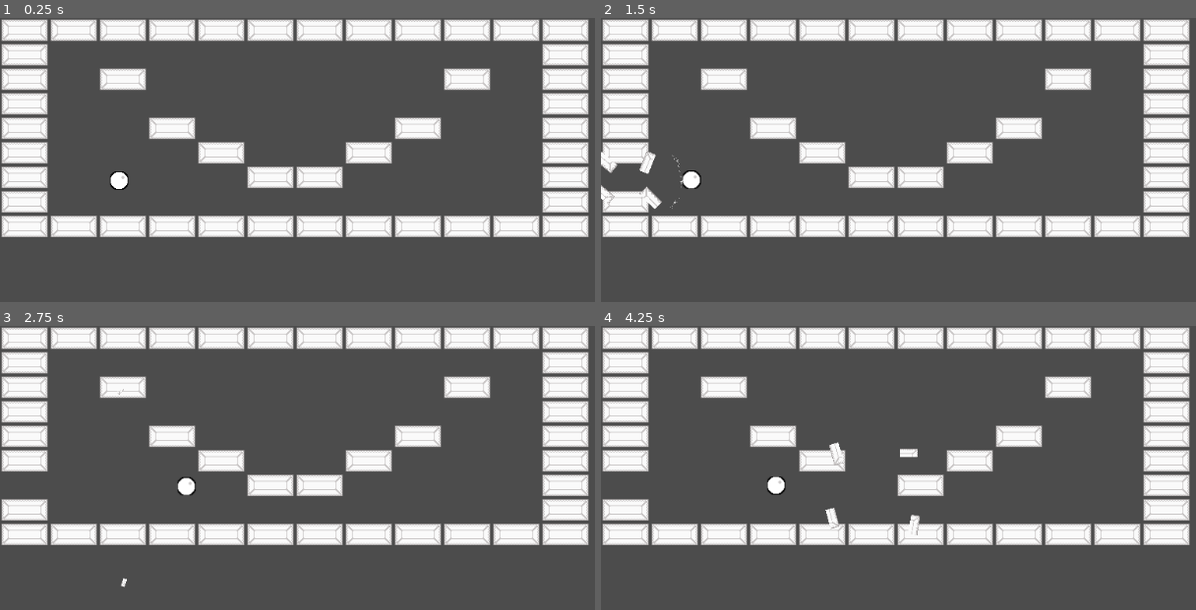
Above: before the commit, frames 1-4 (two rows, left to right).
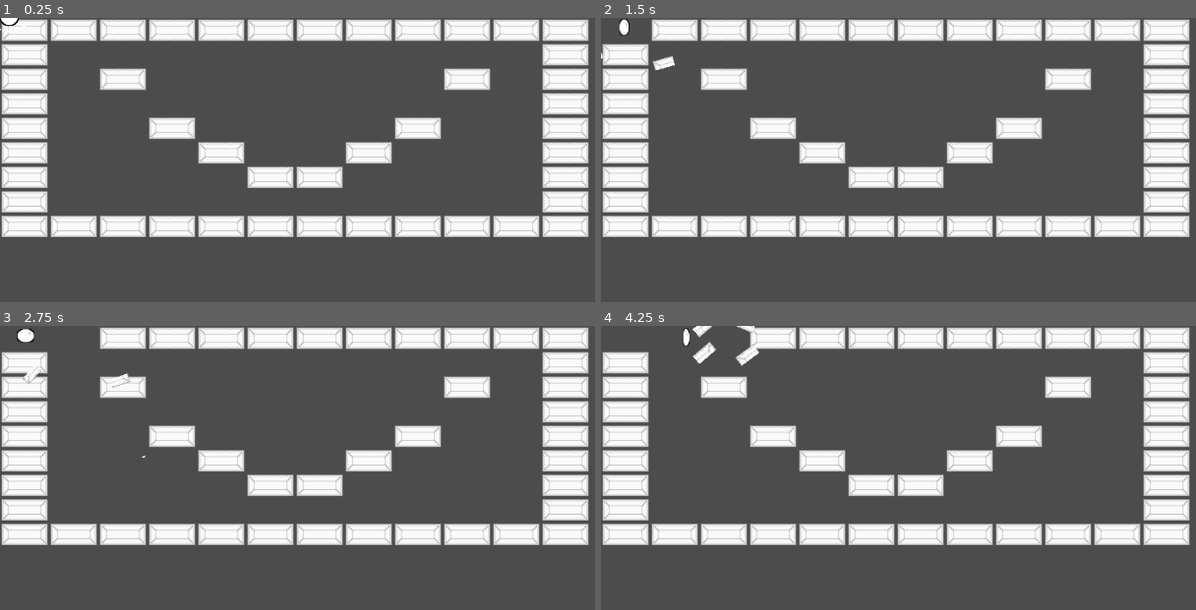
Above: after the commit, the same moments.

Repository: Anatolij-Grigorjev/Breakout4Godot
Game: Godot game, scene res://BreakoutGame.tscn
The game is run twice, just before and just after one commit, with the same random seed, the same clock (stepped at 60 frames per second) and the same inputs. The project has no main scene, so this scene is started directly.
Inputs (mouse positions are in pixels of both pictures, inside the frame that each line leads up to):
- Up to frame 1 (0.25 s): no input
- Up to frame 2 (1.5 s): tap Enter at 0.5 s; move the mouse to (1166, 225) at 0.52 s; tap Alt at 0.6 s; click (1166, 225) at 0.67 s; drag from (839, 270) to (outside the picture) at 1.27 s
- Up to frame 3 (2.75 s): move the mouse to (470, 453) at 2.02 s; tap Shift at 2.1 s; click (470, 453) at 2.17 s
- Up to frame 4 (4.25 s): drag from (outside the picture) to (755, 487) at 2.77 s; move the mouse to (outside the picture) at 3.52 s; tap Ctrl at 3.6 s; click (outside the picture) at 3.67 s

The runs differ from the first frame. In frame 1, 0.2% of the frame differs, in the area x 0-22%, y 0-61%; in frame 2, 1.8%; in frame 3, 2.1%; in frame 4, 3.9%, in the area x 0-54%, y 0-74%.

Commit message:
model ball breakout squish using animation

Diff:
--- a/game/BreakoutGame.gd
+++ b/game/BreakoutGame.gd
@@ -10,7 +10,6 @@
 
 
 func _on_ball_collided(collision: KinematicCollision2D):
-
 	ballSmoke.global_position = collision.position - (collision.normal * 10)
 	ballSmoke.rotation = collision.normal.angle()
 	ballSmoke.emitting = true
--- a/game/BreakoutGame.tscn
+++ b/game/BreakoutGame.tscn
@@ -11,10 +11,6 @@
 
 [node name="BricksMap" parent="." instance=ExtResource( 2 )]
 
-[node name="Ball" parent="." instance=ExtResource( 1 )]
-position = Vector2( 180, 212 )
-speed = 100.0
-
 [node name="BarrierLeft" parent="." instance=ExtResource( 3 )]
 position = Vector2( -20, 0 )
 
@@ -26,3 +22,5 @@
 position = Vector2( 1044, 0 )
 
 [node name="CollideSmoke" parent="." instance=ExtResource( 4 )]
+
+[node name="Ball" parent="." instance=ExtResource( 1 )]
--- a/game/ball/Ball.gd
+++ b/game/ball/Ball.gd
@@ -3,7 +3,9 @@
 
 signal ball_collided(collision)
 
-export(float) var speed: float = 20;
+onready var anim: AnimationPlayer = $AnimationPlayer
+
+export(float) var speed: float = 100;
 export(Vector2) var direction := Vector2.LEFT;
 
 func _process(delta: float):
@@ -18,6 +20,7 @@
 	if collision.collider.is_in_group("bricks"):
 		var tilemap: BricksMap = collision.collider as BricksMap
 		tilemap.bricks_hit_at(collision.position)
+		anim.play("hit-squish")
 
+	emit_signal("ball_collided", collision)
 	direction = direction.bounce(collision.normal)
-	emit_signal("ball_collided", collision)
--- a/game/ball/Ball.tscn
+++ b/game/ball/Ball.tscn
@@ -1,10 +1,176 @@
-[gd_scene load_steps=4 format=2]
+[gd_scene load_steps=7 format=2]
 
 [ext_resource path="res://ball/ball.png" type="Texture" id=1]
 [ext_resource path="res://ball/Ball.gd" type="Script" id=2]
 
 [sub_resource type="CircleShape2D" id=1]
 radius = 12.0
+
+[sub_resource type="Animation" id=2]
+length = 0.001
+tracks/0/type = "value"
+tracks/0/path = NodePath("Sprite:scale")
+tracks/0/interp = 1
+tracks/0/loop_wrap = true
+tracks/0/imported = false
+tracks/0/enabled = true
+tracks/0/keys = {
+"times": PoolRealArray( 0 ),
+"transitions": PoolRealArray( 1 ),
+"update": 0,
+"values": [ Vector2( 1, 1 ) ]
+}
+tracks/1/type = "value"
+tracks/1/path = NodePath("Sprite:position")
+tracks/1/interp = 1
+tracks/1/loop_wrap = true
+tracks/1/imported = false
+tracks/1/enabled = true
+tracks/1/keys = {
+"times": PoolRealArray( 0 ),
+"transitions": PoolRealArray( 1 ),
+"update": 0,
+"values": [ Vector2( 0, 0 ) ]
+}
+tracks/2/type = "value"
+tracks/2/path = NodePath("Sprite:rotation_degrees")
+tracks/2/interp = 1
+tracks/2/loop_wrap = true
+tracks/2/imported = false
+tracks/2/enabled = true
+tracks/2/keys = {
+"times": PoolRealArray( 0 ),
+"transitions": PoolRealArray( 1 ),
+"update": 0,
+"values": [ 0.0 ]
+}
+tracks/3/type = "value"
+tracks/3/path = NodePath(".:position")
+tracks/3/interp = 1
+tracks/3/loop_wrap = true
+tracks/3/imported = false
+tracks/3/enabled = true
+tracks/3/keys = {
+"times": PoolRealArray( 0 ),
+"transitions": PoolRealArray( 1 ),
+"update": 0,
+"values": [ Vector2( 0, 0 ) ]
+}
+tracks/4/type = "value"
+tracks/4/path = NodePath(".:rotation_degrees")
+tracks/4/interp = 1
+tracks/4/loop_wrap = true
+tracks/4/imported = false
+tracks/4/enabled = true
+tracks/4/keys = {
+"times": PoolRealArray( 0 ),
+"transitions": PoolRealArray( 1 ),
+"update": 0,
+"values": [ 0.0 ]
+}
+tracks/5/type = "value"
+tracks/5/path = NodePath(".:scale")
+tracks/5/interp = 1
+tracks/5/loop_wrap = true
+tracks/5/imported = false
+tracks/5/enabled = true
+tracks/5/keys = {
+"times": PoolRealArray( 0 ),
+"transitions": PoolRealArray( 1 ),
+"update": 0,
+"values": [ Vector2( 1, 1 ) ]
+}
+
+[sub_resource type="Animation" id=4]
+resource_name = "bounce-strech"
+tracks/0/type = "value"
+tracks/0/path = NodePath("Sprite:position")
+tracks/0/interp = 1
+tracks/0/loop_wrap = true
+tracks/0/imported = false
+tracks/0/enabled = true
+tracks/0/keys = {
+"times": PoolRealArray( 0, 0.5, 1 ),
+"transitions": PoolRealArray( 2.2974, 1, 1 ),
+"update": 0,
+"values": [ Vector2( 8, 0 ), Vector2( 0, 0 ), Vector2( 0, 0 ) ]
+}
+tracks/1/type = "value"
+tracks/1/path = NodePath("Sprite:scale")
+tracks/1/interp = 1
+tracks/1/loop_wrap = true
+tracks/1/imported = false
+tracks/1/enabled = true
+tracks/1/keys = {
+"times": PoolRealArray( 0, 0.5, 1 ),
+"transitions": PoolRealArray( 1.6245, 0.466516, 1 ),
+"update": 0,
+"values": [ Vector2( 0.325565, 1 ), Vector2( 1.32556, 0.64 ), Vector2( 1, 1 ) ]
+}
+tracks/2/type = "value"
+tracks/2/path = NodePath(".:speed")
+tracks/2/interp = 1
+tracks/2/loop_wrap = true
+tracks/2/imported = false
+tracks/2/enabled = true
+tracks/2/keys = {
+"times": PoolRealArray( 0, 0.5, 1 ),
+"transitions": PoolRealArray( 2.46229, 0.574349, 1 ),
+"update": 0,
+"values": [ 0.0, 150.0, 100.0 ]
+}
+
+[sub_resource type="Animation" id=3]
+resource_name = "hit-squish"
+length = 0.5
+tracks/0/type = "value"
+tracks/0/path = NodePath("Sprite:scale")
+tracks/0/interp = 1
+tracks/0/loop_wrap = true
+tracks/0/imported = false
+tracks/0/enabled = true
+tracks/0/keys = {
+"times": PoolRealArray( 0, 0.5 ),
+"transitions": PoolRealArray( 0.5, 1 ),
+"update": 0,
+"values": [ Vector2( 1, 1 ), Vector2( 0.325565, 1 ) ]
+}
+tracks/1/type = "value"
+tracks/1/path = NodePath("Sprite:position")
+tracks/1/interp = 1
+tracks/1/loop_wrap = true
+tracks/1/imported = false
+tracks/1/enabled = true
+tracks/1/keys = {
+"times": PoolRealArray( 0, 0.5 ),
+"transitions": PoolRealArray( 0.466516, 1 ),
+"update": 0,
+"values": [ Vector2( 0, 0 ), Vector2( 8, 0 ) ]
+}
+tracks/2/type = "value"
+tracks/2/path = NodePath("Sprite:rotation_degrees")
+tracks/2/interp = 1
+tracks/2/loop_wrap = true
+tracks/2/imported = false
+tracks/2/enabled = true
+tracks/2/keys = {
+"times": PoolRealArray( 0.5 ),
+"transitions": PoolRealArray( 1 ),
+"update": 0,
+"values": [ 0.0 ]
+}
+tracks/3/type = "value"
+tracks/3/path = NodePath(".:speed")
+tracks/3/interp = 1
+tracks/3/loop_wrap = true
+tracks/3/imported = false
+tracks/3/enabled = true
+tracks/3/keys = {
+"times": PoolRealArray( 0, 0.5 ),
+"transitions": PoolRealArray( 0.435275, 1 ),
+"update": 0,
+"values": [ 100.0, 0.0 ]
+}
 
 [node name="Ball" type="KinematicBody2D"]
 script = ExtResource( 2 )
@@ -14,3 +180,9 @@
 
 [node name="CollisionShape2D" type="CollisionShape2D" parent="."]
 shape = SubResource( 1 )
+
+[node name="AnimationPlayer" type="AnimationPlayer" parent="."]
+anims/RESET = SubResource( 2 )
+anims/bounce-strech = SubResource( 4 )
+anims/hit-squish = SubResource( 3 )
+next/hit-squish = "bounce-strech"
